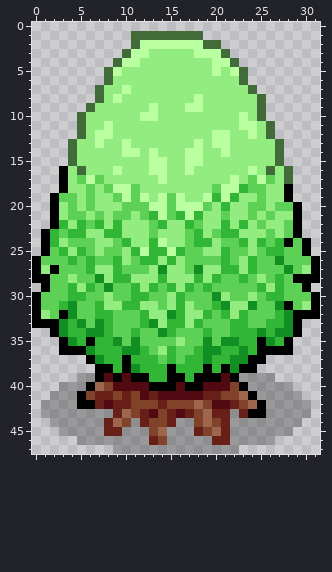
One commit to this pixel-art sprite: Assets/Art/Tiles/Tree_0.png. The first picture shows the starting point.
The file is 32x48 pixels.
The result:
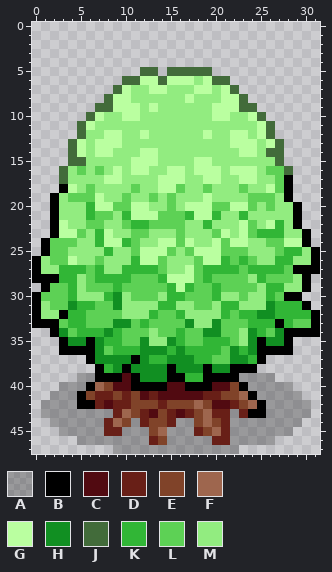
Palette (. is transparent): A #00000041  B #000000  C #510a11  D #681f17  E #804329  F #9e664e  G #baffa0  H #118f22  J #426b3a  K #31b636  L #5dd155  M #92ec80
From old to new:
Changed rows in their new state; - is an unchanged pixel.
first column x 1:
 1 ----------........-------------
 2 ----------..........-----------
 3 ---------............----------
 4 --------..............---------
 5 -------....JJ.JJJJJ....--------
 6 -------..JJGGJGGG-GJJ..--------
 7 ------..J---GG---GG-GJ..-------
 8 ------.J-G------GM--GGJ..------
 9 -----.JJGGG-----MM-GGGJJ.------
10 ----.JG--GGMM------GG-MG-------
11 -----G-M--------------MMG------
12 ------M-G--G------GMMGGMG------
13 ----G--GGM-------M-MMGGG-G-----
14 ----G-GG-MMG----MM--M-GG-J-----
15 ----J-----GG-M--M-G------------
16 --J-L-L---GGMMGGMGGG-GG--LL----
17 --J-MMMGG-----GG--GG-MGGMMLB---
18 ---G---MMM---GGL--LMMMLMMGL----
19 --M-L-G-MLMMLM-M---MMM-L-L-----
20 ---M-KGGL-GGMM-M--GLLGG-MLMM---
21 ---MMK-LMKGGGL-LKGGKM-KM-M-----
22 --G-M-L-MLKK-LLLMMK-M-GLMGKM---
23 .BGGL-KGM-LLM--LMM--GMGLKKKMMB-
24 -LL-MMKGG-L-M-GLGMMG-GG-M-LGG--
25 --L-MM-KM-L-GGLM-GGGL---MMLKKMB
26 M--GMM-MM-KGGLM-M-GG--KLMMKKMM-
27 -MKKKLK-MKKKKL--GLKK--L-KKKLBB-
28 -BKKM-KK--LLL-GGGLKL--LMK-L-M-.
29 -----L-LK-LLL--G--LK----MK-MM--
30 ----MMMKHMLL-MK----K-M--M-LBB..
31 M-L-KKLLHMM--KKM---MKK-MMHKKKB.
32 -M-KK-LL-MMMKLL---MM-L-KHH-KKK-
33 --L-K-LLHH--LLLLHMMH-LLKK-BKLLB
34 ---L-KKHK-L-MLLK--HH-LMHKL-B-BB
35 ----H-H-K-LHMMHK--KKKLMH--H----
36 -----BHL-KKHHH-HK-KKLHKH-------
37 -------HHHBH-KHHH-KLL--K-------
38 -------KH--HHH-HHH-HHB---------
39 -------B---HHH---K--B----------
40 ----------BB--C---B------------
Pixel boxes of the changes (left, top, right, bottom) in both pictures:
changed: (41, 31, 320, 391)
